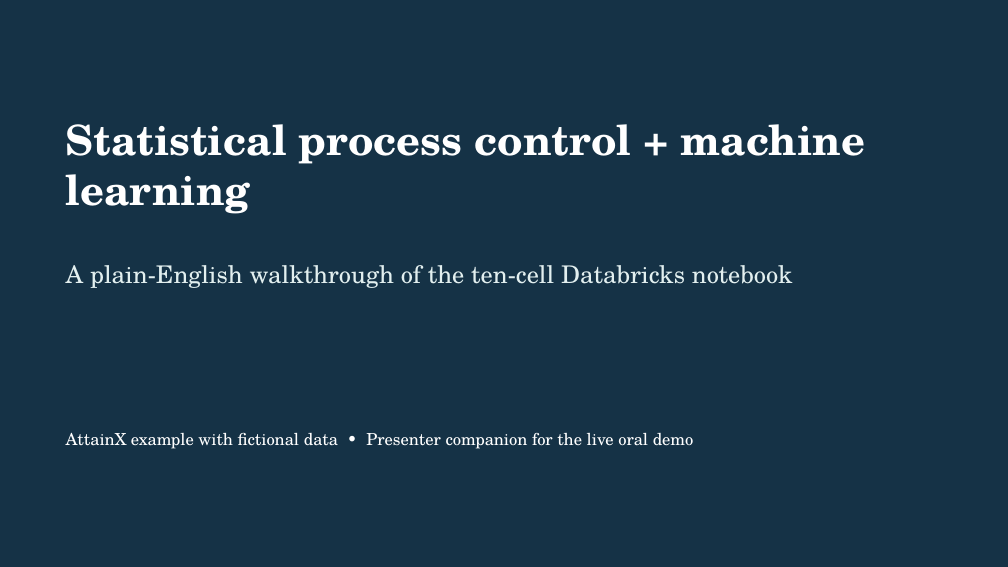
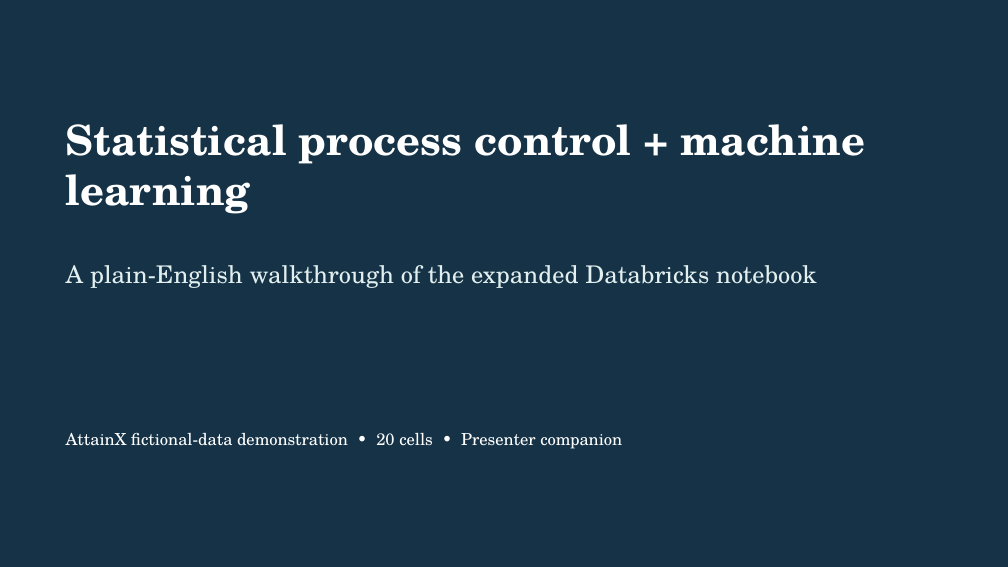
Before and after one commit to 0xpvtrickbateman/SPC-ML-Demo, a slide deck: slide 1 of docs/SPC_ML_Demo_Walkthrough_Ready.pptx. Drawn at 1008x567 pixels with LibreOffice and Linux fonts; fonts in the diff are those of the drawing. Boxes give left, top, right and bottom in pixels: in the first picture for what was removed or moved away, otherwise in the second. Text is boxed around its words. In the diff, an @@ line names an element or a change of style, - is before the commit and + after.

Commit message:
Expand SPC demo with forecasting investigation and lifecycle workflows

```diff
--- a/docs/SPC_ML_Demo_Walkthrough_Ready.pptx
+++ b/docs/SPC_ML_Demo_Walkthrough_Ready.pptx
@@ text at (x1=66, y1=265, x2=817, y2=288): text changed @@
-A plain-English walkthrough of the ten-cell Databricks notebook
+A plain-English walkthrough of the expanded Databricks notebook
@@ text at (x1=66, y1=432, x2=622, y2=449): text changed @@
-AttainX example with fictional data • Presenter companion for the live oral demo
+AttainX fictional-data demonstration • 20 cells • Presenter companion
```
Also in this commit, not shown: 14 other slides changed, 7 slides added, 7 slides removed, 13 other files.
